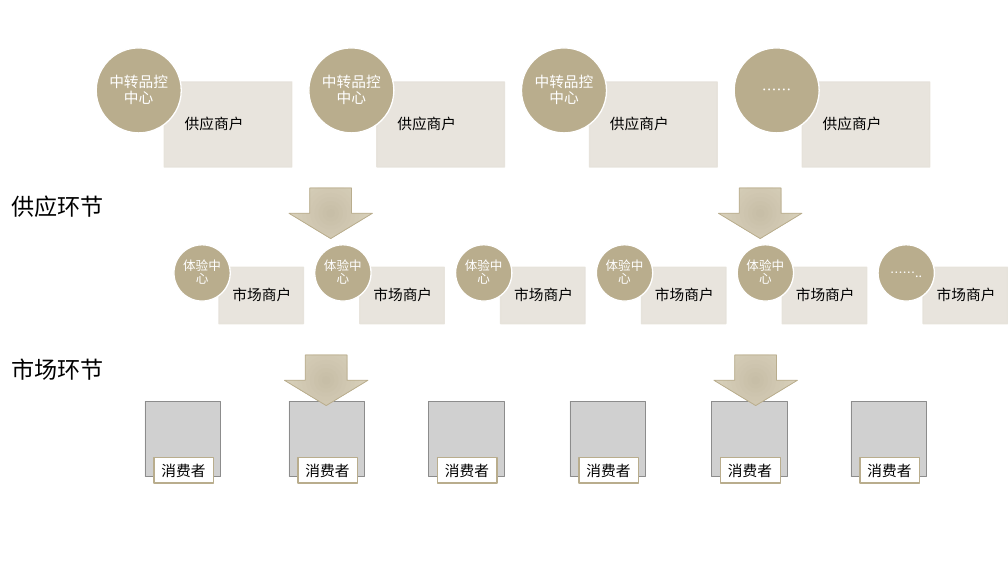
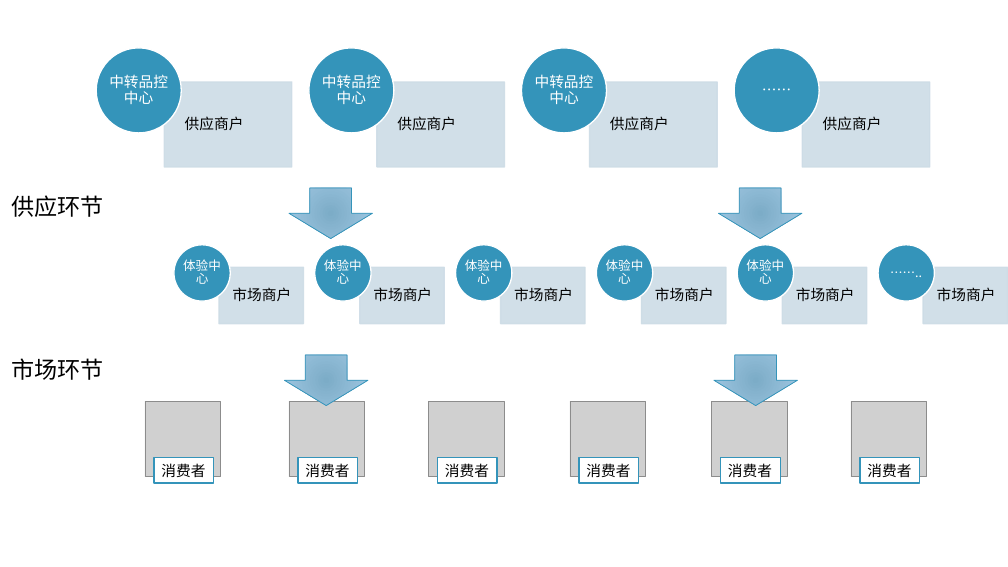
Before and after one commit to jzgi/chainsmart, a slide deck: slide 8 of Docs/品链供销.pptx. Drawn at 1008x567 pixels with LibreOffice and Linux fonts; fonts in the diff are those of the drawing; grey boxes stand for pictures. Boxes give left, top, right and bottom in pixels: in the first picture for what was removed or moved away, otherwise in the second. Text is boxed around its words. In the diff, an @@ line names an element or a change of style, - is before the commit and + after.

```diff
--- a/Docs/品链供销.pptx
+++ b/Docs/品链供销.pptx
@@ fill #B9AD8D to #3494BA in 10 elements at <box>174,245,231,302</box>, <box>315,245,371,302</box>, <box>456,245,513,302</box>, <box>597,245,653,302</box>, <box>737,245,794,302</box>, <box>878,245,935,302</box>, <box>96,48,181,133</box>, <box>309,48,395,133</box>, <box>522,48,607,133</box>, <box>734,48,820,133</box> @@
@@ fill #E6E3DB at 90% opacity to #CEDCE7 at 90% opacity; outline #E6E3DB 1.25 pt to #CEDCE7 1.25 pt in 10 elements at <box>219,268,304,324</box>, <box>360,268,445,324</box>, <box>501,268,585,324</box>, <box>641,268,726,324</box>, <box>783,268,867,324</box>, <box>923,268,1008,324</box>, <box>164,82,292,167</box>, <box>377,82,505,167</box>, <box>590,82,718,167</box>, <box>802,82,930,167</box> @@
@@ fill gradient #C7BEA8 to #DDD4BF to gradient #7CADC8 to #A1C9E3; outline #B9AD8D 0.75 pt to #3494BA 0.75 pt in 4 elements at <box>289,188,372,239</box>, <box>718,188,802,239</box>, <box>284,355,368,406</box>, <box>714,355,797,406</box> @@
@@ outline #B9AD8D 1.25 pt to #3494BA 1.25 pt in 6 elements at <box>154,457,214,483</box>, <box>298,457,358,483</box>, <box>438,457,498,483</box>, <box>579,457,639,483</box>, <box>721,457,780,483</box>, <box>861,457,920,483</box> @@
```
Also in this commit, not shown: 34 other slides changed, 9 other files.
